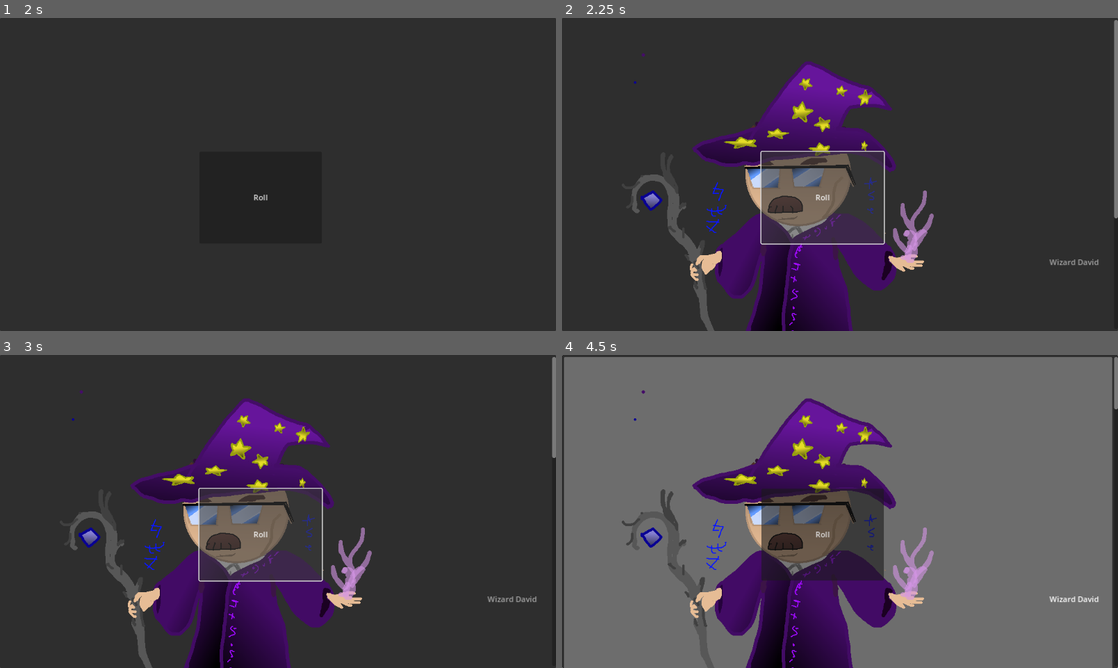
Above: before the commit, frames 1-4 (two rows, left to right).
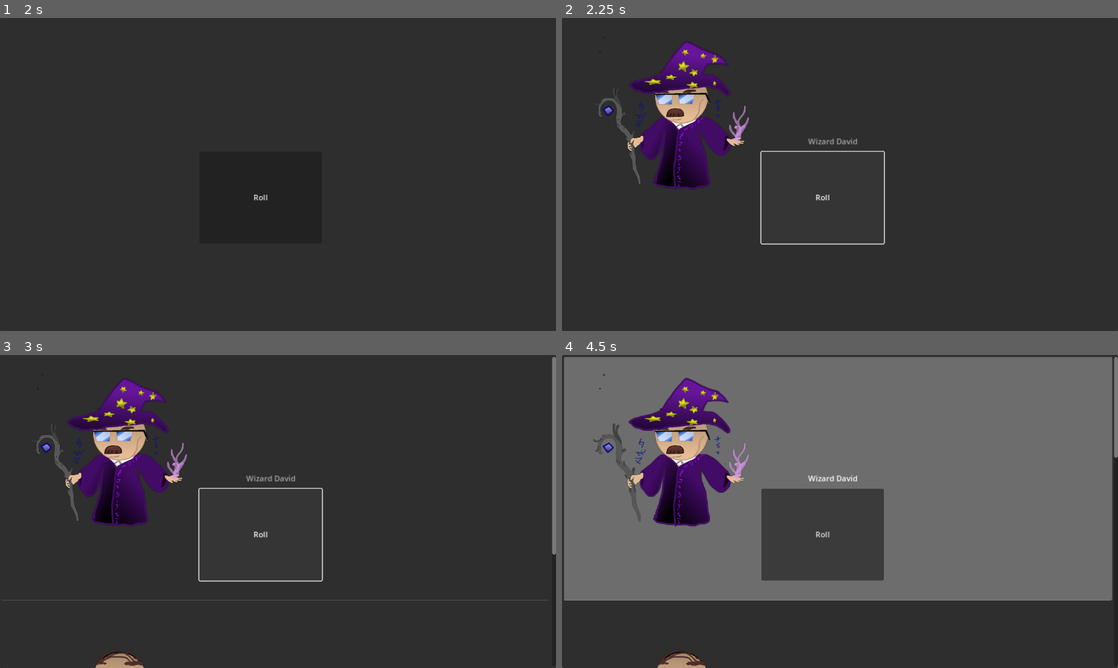
Above: after the commit, the same moments.

Repository: alexpallis/DDU-eksamensprojekt
Game: Godot game, scene res://Scenes/main_menu.tscn
Two runs of this game, one before a commit and one after it. Both use one fixed random seed, a clock stepped at 60 frames per second and the inputs below.
Inputs (mouse positions are in pixels of both pictures, inside the frame that each line leads up to):
- Up to frame 1 (2 s): click "Start game" at 0.5 s; click "Cloning station" at 1.25 s
- Up to frame 2 (2.25 s): click "Roll" at 2 s
- Up to frame 3 (3 s): click "Roll" at 2.75 s
- Up to frame 4 (4.5 s): click "Roll" at 3.5 s; tap Enter at 4.25 s; move the mouse to (962, 495) at 4.27 s; click (962, 495) at 4.42 s

Frame 1 is identical in both runs. In frame 2, 23% of the frame differs, in the area x 6-100%, y 0-100%; in frame 3, 24%; in frame 4, 41%, in the area x 0-100%, y 6-100%.

Commit message:
small dave

Diff:
--- a/eksamensprojekt-ddu/Scripts/inventoria.gd
+++ b/eksamensprojekt-ddu/Scripts/inventoria.gd
@@ -2,9 +2,14 @@
 
 
 func add_slot(ID = "0"):
-	var item_texture = load("res://assets/" + ItemD.get_texture_name(ID))
+	var image = Image.load_from_file("res://assets/" + ItemD.get_texture_name(ID))
+	image.resize(image.get_width() / 2, image.get_height() / 2, Image.INTERPOLATE_LANCZOS)
+
+	var texture = ImageTexture.create_from_image(image)
+
 	var item_name = ItemD.get_item_name(ID)
-	add_item(item_name,item_texture)
+	add_item(item_name, texture)
+
 
 
 func _input(event):
